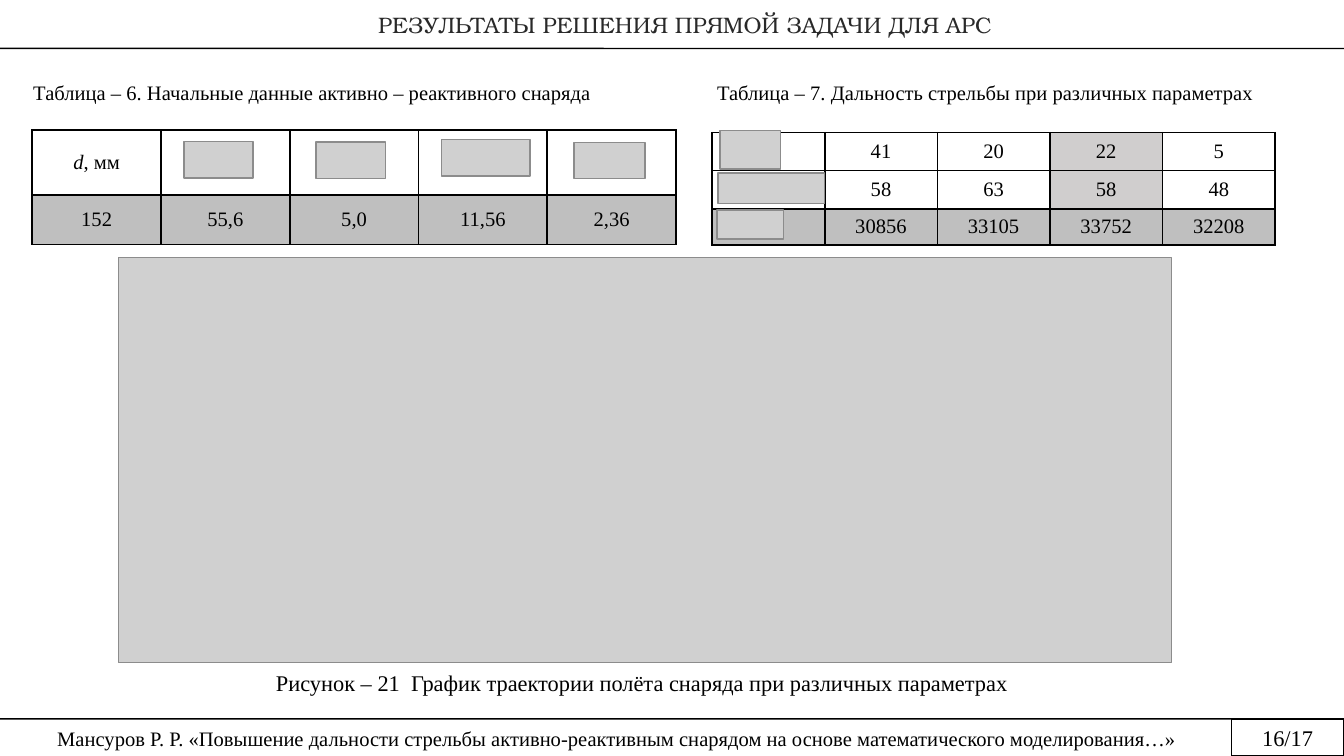
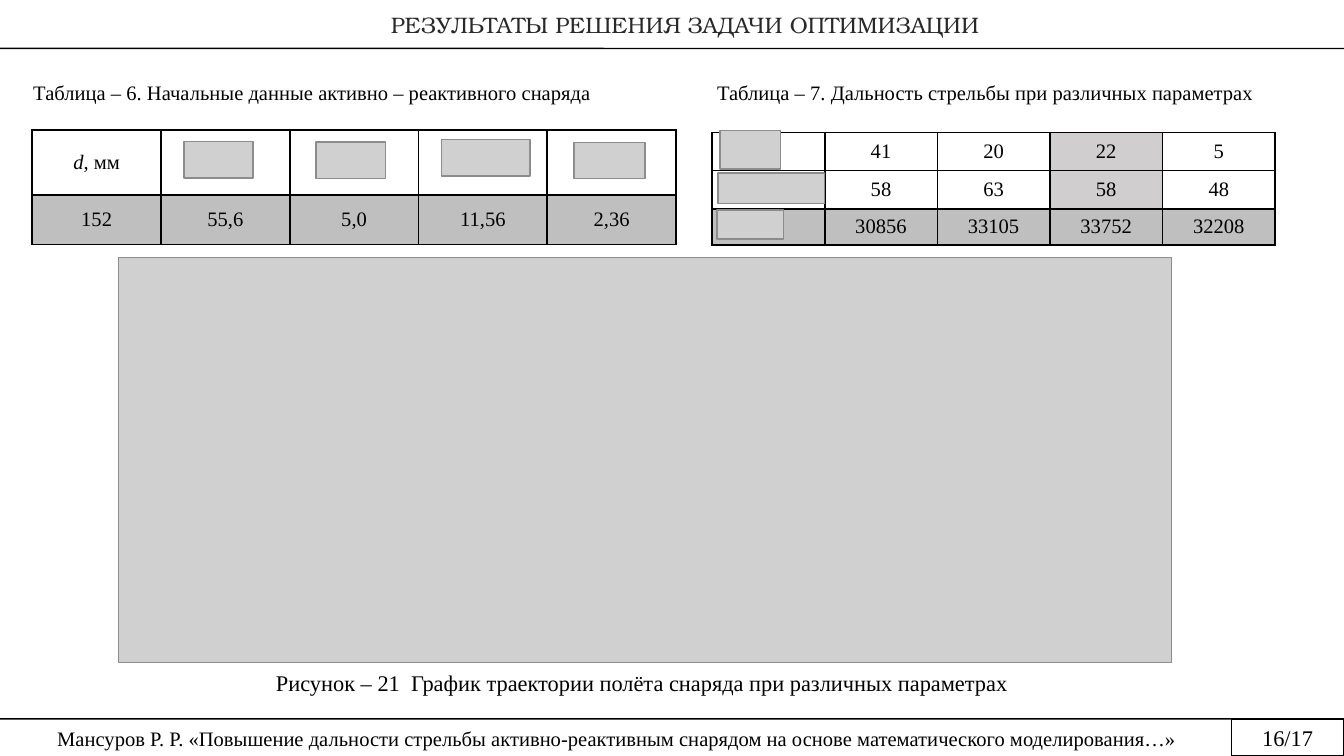
Before and after one commit to rustam-mansurov/cats, a slide deck: slide 21 of Диссертация/Мансуров Презентация.pptx (slide 16 before the commit). Drawn at 1344x756 pixels with LibreOffice and Linux fonts; fonts in the diff are those of the drawing; grey boxes stand for pictures. Boxes give left, top, right and bottom in pixels: in the first picture for what was removed or moved away, otherwise in the second. Text is boxed around its words. In the diff, an @@ line names an element or a change of style, - is before the commit and + after.

```diff
--- a/Диссертация/Мансуров Презентация.pptx
+++ b/Диссертация/Мансуров Презентация.pptx
@@ text at (391,17,979,38): text changed @@
-РЕЗУЛЬТАТЫ РЕШЕНИЯ ПРЯМОЙ ЗАДАЧИ ДЛЯ АРС
+РЕЗУЛЬТАТЫ РЕШЕНИЯ ЗАДАЧИ ОПТИМИЗАЦИИ
```
Also in this commit, not shown: 3 other slides changed, 5 slides added, 10 other files.
